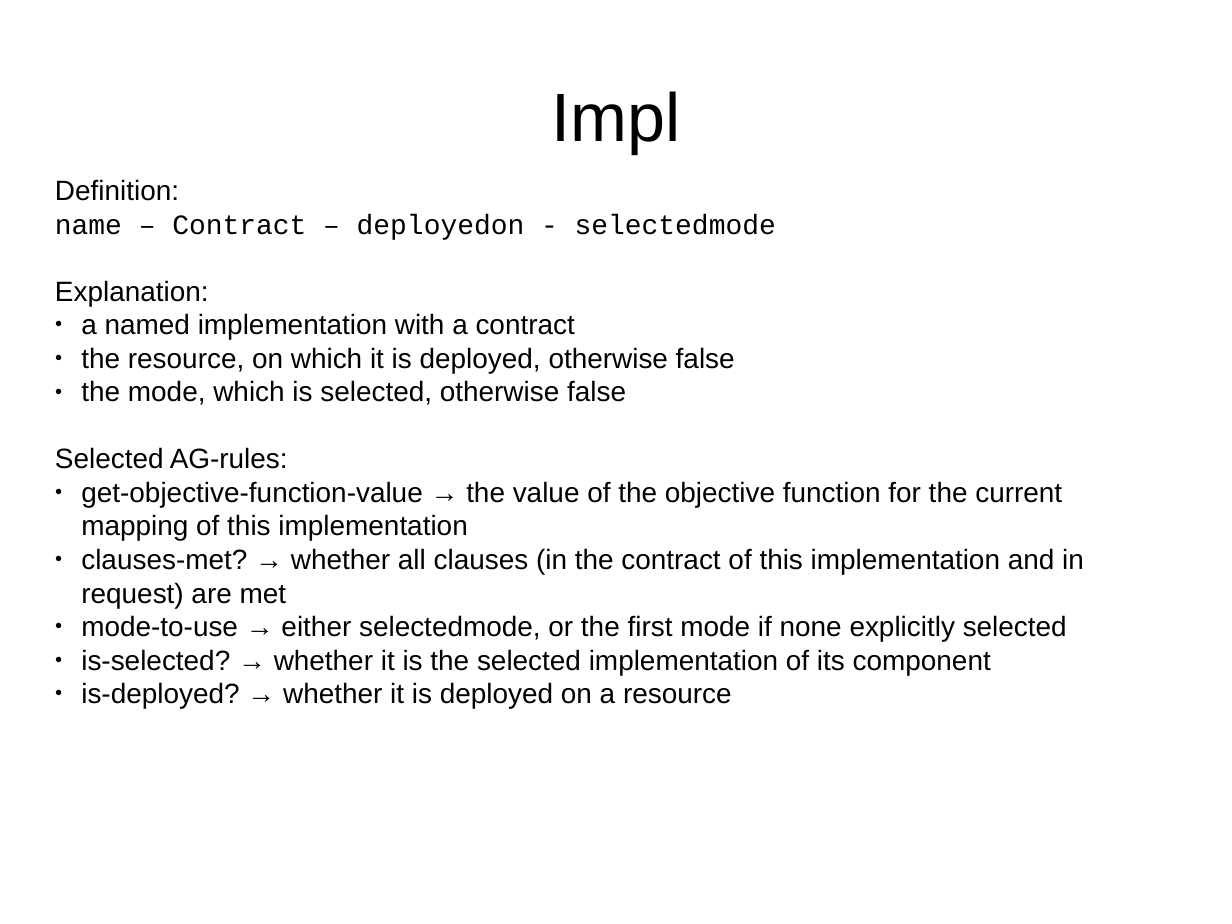
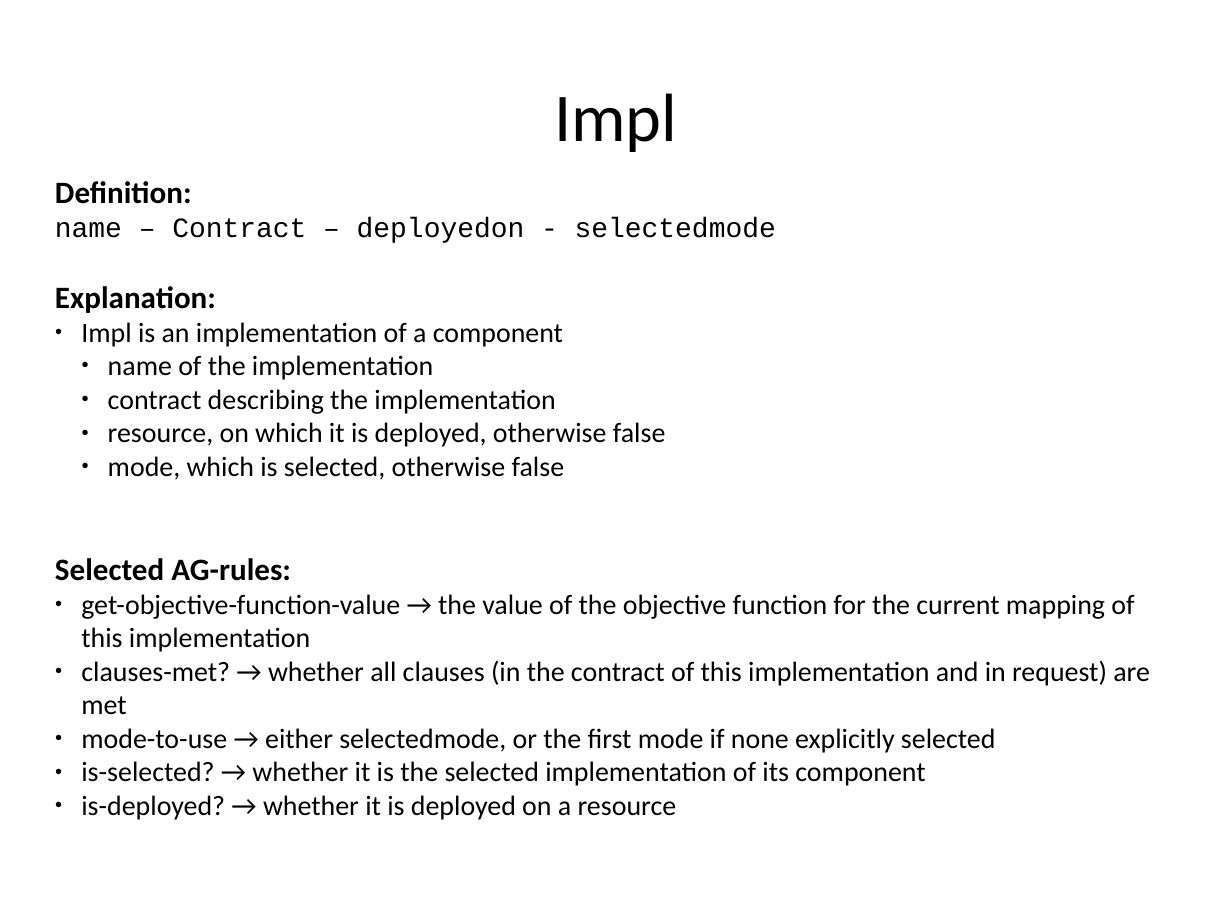
Before and after one commit to rene-schoene/racr-mquat, a slide deck: slide 16 of doc/the-model.odp. Drawn at 1232x924 pixels with LibreOffice and Linux fonts; fonts in the diff are those of the drawing. Boxes give left, top, right and bottom in pixels: in the first picture for what was removed or moved away, otherwise in the second. Text is boxed around its words. In the diff, an @@ line names an element or a change of style, - is before the commit and + after.

Commit message:
Finished detailed docu for AST rules. Switched to Calibri font.

```diff
--- a/doc/the-model.odp
+++ b/doc/the-model.odp
@@ title "Impl" at bbox=[554, 93, 677, 152]: font Arial to Calibri @@
@@ text at bbox=[55, 181, 1150, 820]: size 18 to 20 pt, bold on in "Definition:", "Explanation:", "Selected AG-rules:"; font Arial to Calibri in "Definition:", "Explanation:", "Selected AG-rules:", "get-objective-function-value → the value of the objective ..." and 4 more places @@
@@ text at bbox=[81, 322, 666, 480]: text changed; font Arial to Calibri @@
-● a named implementation with a contract
-● the resource, on which it is deployed, otherwise false
-● the mode, which is selected, otherwise false
+● Impl is an implementation of a component
+  ● name of the implementation
+  ● contract describing the implementation
+  ● resource, on which it is deployed, otherwise false
+  ● mode, which is selected, otherwise false
```
Also in this commit, not shown: 23 other slides changed, 3 slides added, 3 slides removed, 1 other file.
